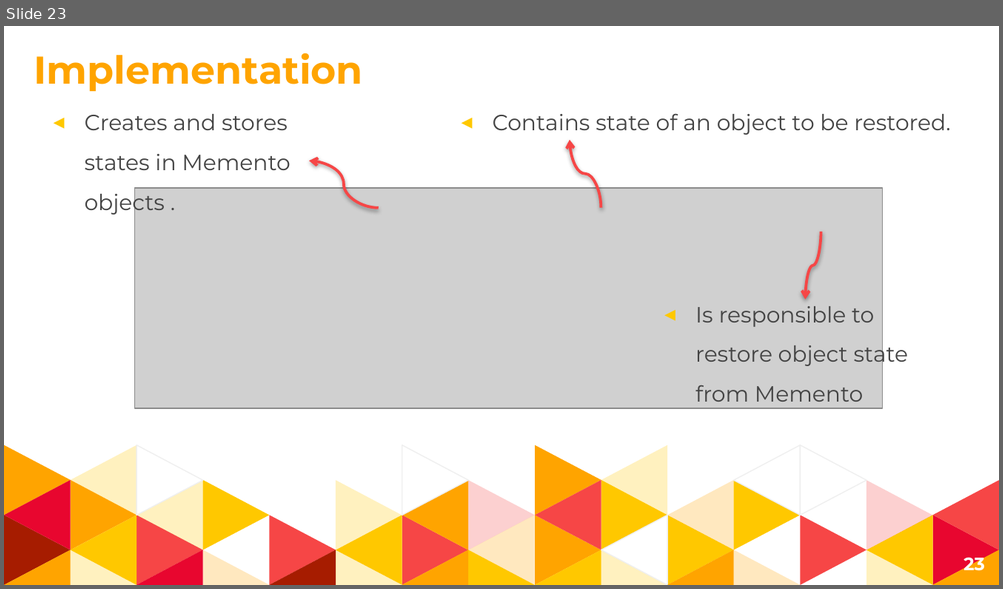
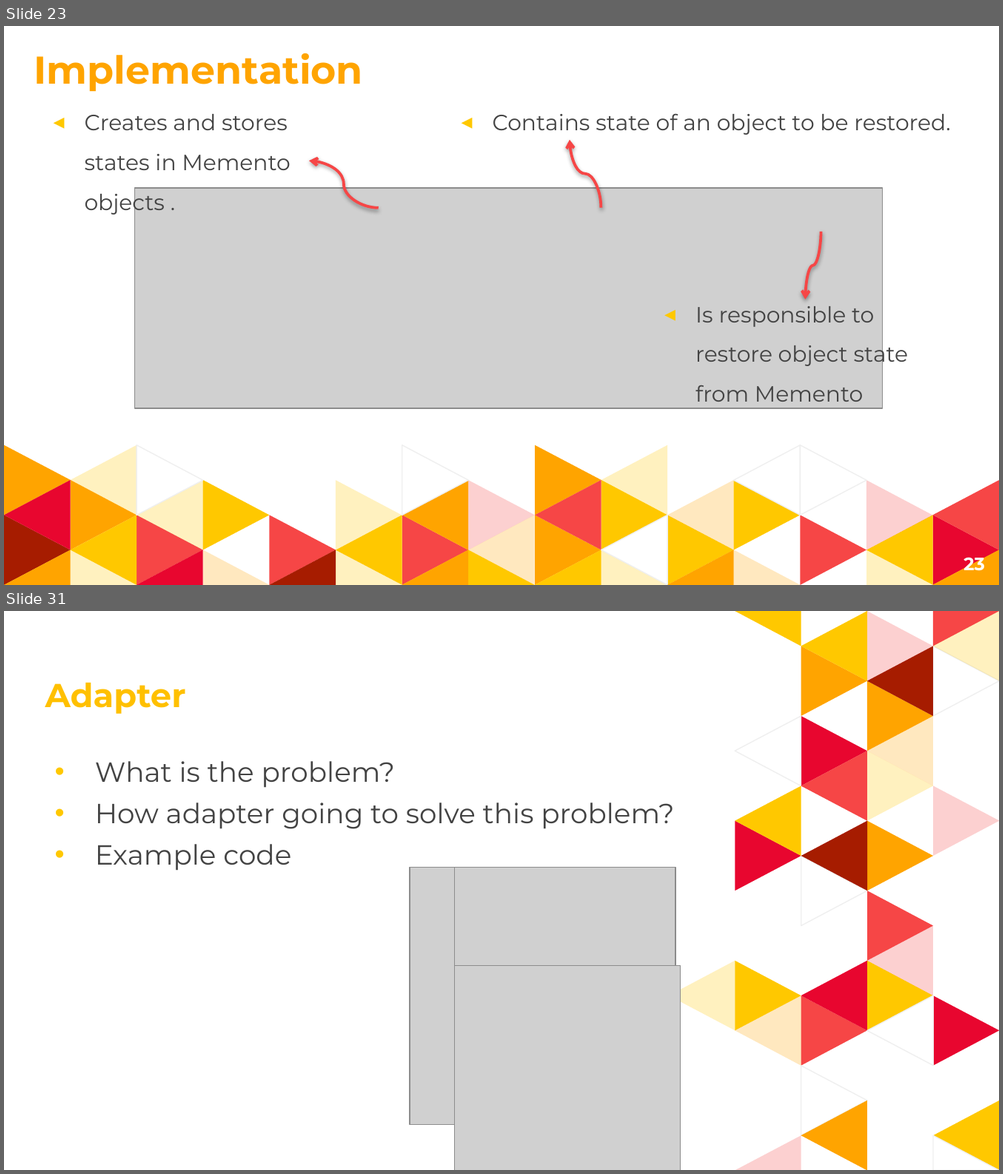
Before and after one commit to parsa-abbasi/DesignPatterns, a slide deck: DesignPatterns.pptx. Shown one above the other, each under a label of ours: slide 23 before the commit, slides 23 and 31 after it; the slides between them are not shown. The pictures are 1003x589 and 1003x1174 pixels, drawn with LibreOffice and Linux fonts; fonts in the diff are those of the drawing; grey boxes stand for pictures. Boxes give left, top, right and bottom in pixels: in the first picture for what was removed or moved away, otherwise in the second. Text is boxed around its words. In the diff, an @@ line names an element or a change of style, - is before the commit and + after.

```diff
--- a/DesignPatterns.pptx
+++ b/DesignPatterns.pptx
@@ slide 31 added at [4,611,999,1170], background #FFFFFF @@
@@ title added at [45,682,186,714], 24 pt, text #FFC000, bold @@
+Adapter
@@ text added at [95,761,674,871], 20 pt, text #434343 @@
+• What is the problem?
+• How adapter going to solve this problem?
+• Example code
@@ group added at [669,611,999,1170]: 35 freeform shapes @@
@@ picture added at [410,868,667,1125] @@
@@ picture added at [455,868,675,1034] @@
@@ picture added at [455,966,680,1170] @@
```
Also in this commit, not shown: 13 slides changed, 5 other slides added, 5 other files.
